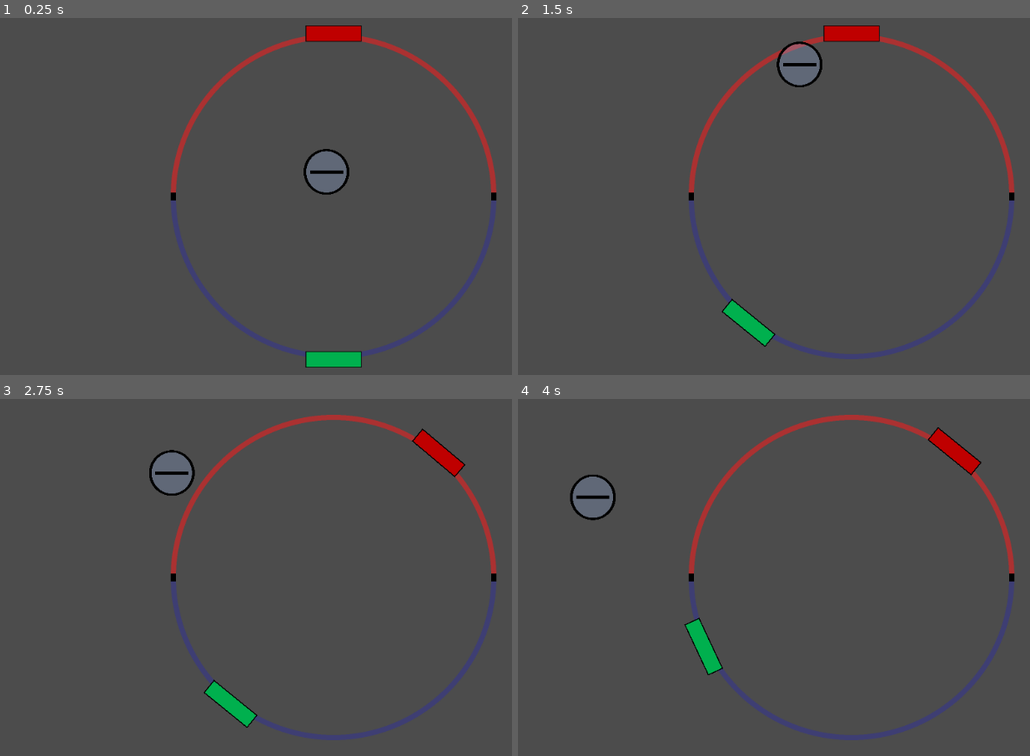
Above: before the commit, frames 1-4 (two rows, left to right).
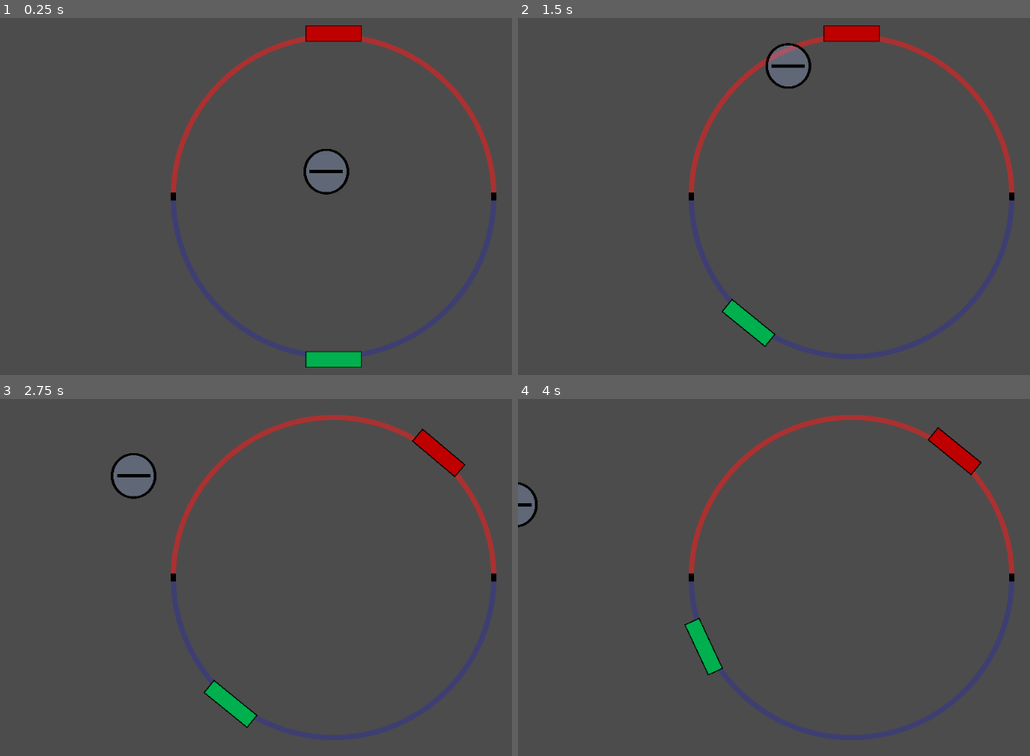
Above: after the commit, the same moments.

Repository: Nebulean/Electro-Pong
Game: Godot game, scene res://Scenes/Gameplay.tscn
The game is run twice, just before and just after one commit, with the same random seed, the same clock (stepped at 60 frames per second) and the same inputs.
Inputs:
- Up to frame 1 (0.25 s): no input
- Up to frame 2 (1.5 s): hold Right (p1_clockwise) 0.53-1.28 s; tap Left (p1_trigo) at 1.35 s
- Up to frame 3 (2.75 s): hold D (p2_clockwise) from 2.03 s (still down)
- Up to frame 4 (4 s): release D (p2_clockwise) at 2.78 s; tap Q (p2_trigo) at 2.85 s; hold Right (p1_clockwise) from 3.53 s (still down)

The runs differ from the first frame. In frame 1, less than 0.1% of the frame differs, in the area x 59-69%, y 36-50%; in frame 2, 0.8%; in frame 3, 1.7%, in the area x 21-39%, y 14-29%; in frame 4, 1.2%.

Commit message:
Fix ball slowing down

Diff:
--- a/game/Scenes/Gameplay.tscn
+++ b/game/Scenes/Gameplay.tscn
@@ -22,3 +22,4 @@
 position = Vector2( 0, 250 )
 
 [node name="Ball" parent="." instance=ExtResource( 3 )]
+linear_damp = 0.0
